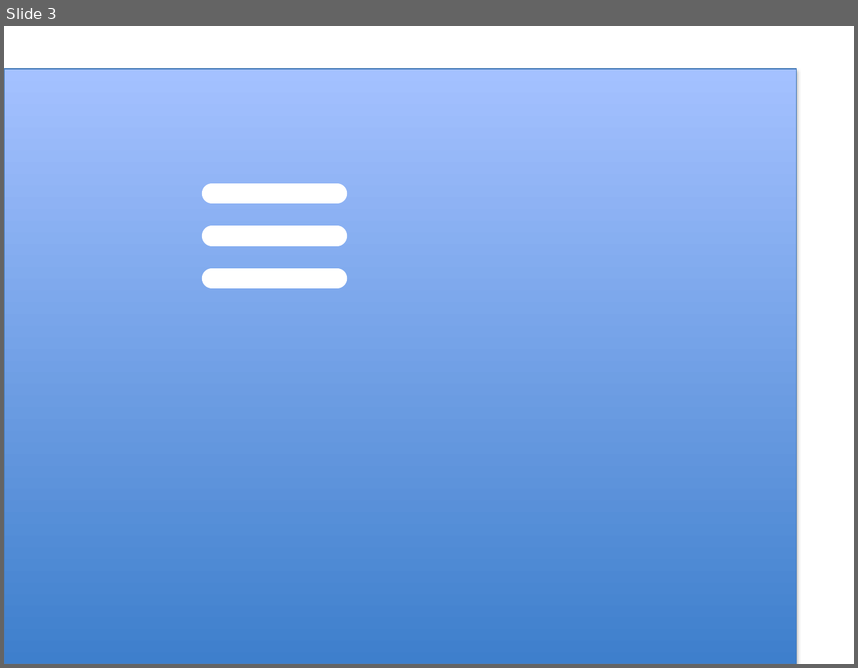
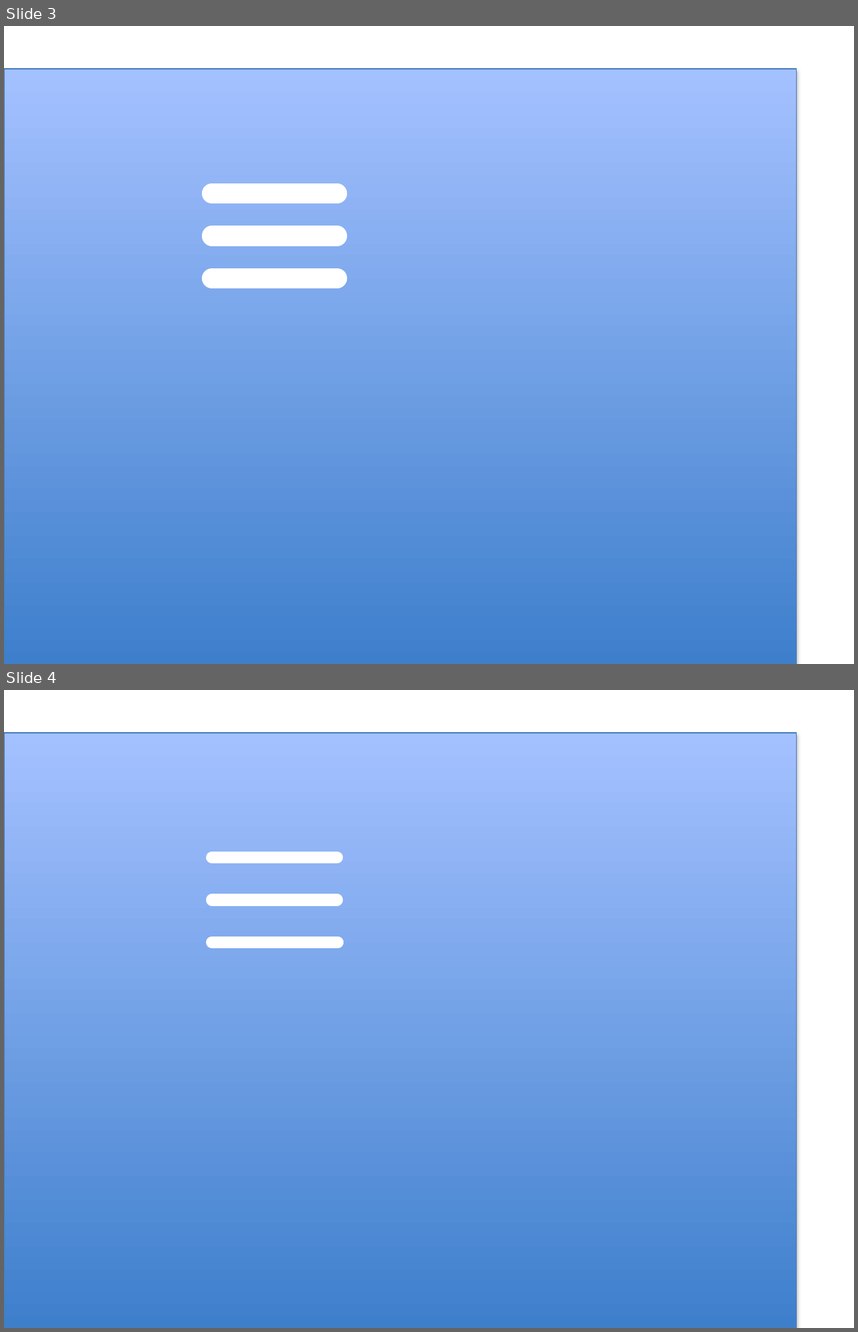
Before and after one commit to abertrand13/TreeHacksVolunteerSite, a slide deck: scratch/HamburgerDesign.pptx. Shown one above the other, each under a label of ours: slide 3 before the commit, slides 3 and 4 after it. The pictures are 858x668 and 858x1332 pixels, drawn with LibreOffice and Linux fonts; fonts in the diff are those of the drawing. Boxes give left, top, right and bottom in pixels: in the first picture for what was removed or moved away, otherwise in the second. Text is boxed around its words. In the diff, an @@ line names an element or a change of style, - is before the commit and + after.

```diff
--- a/scratch/HamburgerDesign.pptx
+++ b/scratch/HamburgerDesign.pptx
@@ slide 4 added at bbox=[4, 690, 854, 1328], background #FFFFFF @@
@@ rectangle added at bbox=[4, 733, 796, 1328], fill gradient #3F80CE to #A4C4FF, outline #4B7EBC 0.75 pt @@
@@ line added from (212, 858) to (337, 858), #FFFFFF 10 pt @@
@@ line added from (212, 900) to (337, 900), #FFFFFF 10 pt @@
@@ line added from (212, 943) to (338, 943), #FFFFFF 10 pt @@
```
Also in this commit, not shown: 2 other files.
